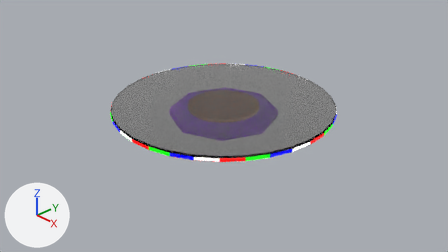
Two versions of the Blender file RAW files/Blender/AutoLazySuzan.blend, one commit apart.
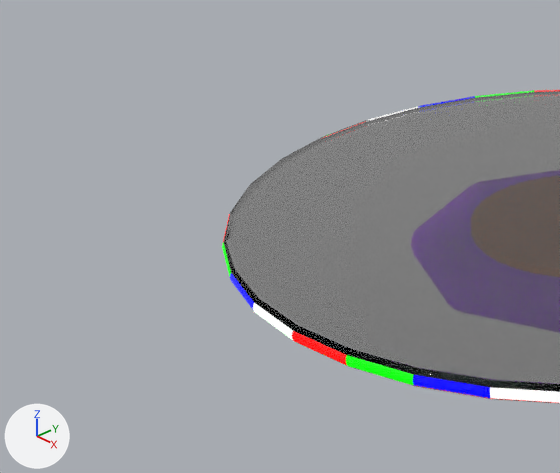
Old and new are each drawn from the file's camera 'Camera' and again close up on the part from 9% to 48% of the width and 14% to 73% of the height. Every picture has the same lights, and +X, +Y and +Z are marked at lower left.

The first close-up shows 'TableArea'.
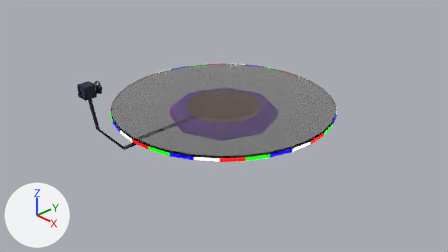
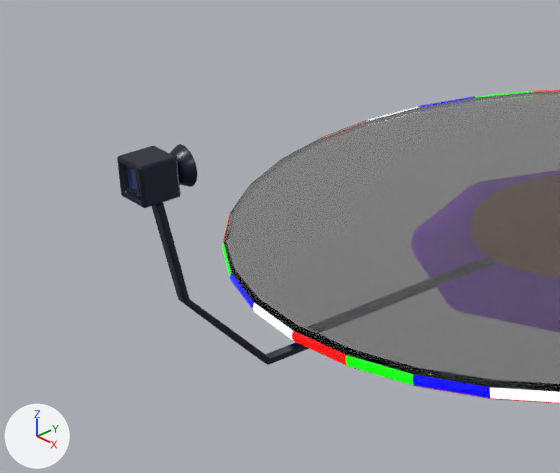
Pixel boxes [x1, y1, x2, y2] of what changed, in the close-ups (560 x 473 px):
'CamRepresent', added
    after: [117, 146, 181, 208]
    faces in mat_camrigrodsuzan (black #000427): [117, 146, 181, 208]
    faces in mat_displayglassrepresentsuzan_001 (its picture is missing): [126, 166, 141, 197]
'CamRigRod', added (black)
    after: [151, 203, 309, 365]
'LensaCamRepresent', added
    after: [170, 144, 197, 187]

The change, as a list of edits to the scene's bpy script:
```text
Add mat_lensaglassrepresentsuzan:
    mat_lensaglassrepresentsuzan = principled_material('LensaGlassRepresentSuzan')
    mat_lensaglassrepresentsuzan.base_color = (0.0119, 0.43, 0.8)  # cyan #1cafe7
    mat_lensaglassrepresentsuzan.roughness = 0.0
    mat_lensaglassrepresentsuzan.transmission_weight = 1.0
Add mat_camrigrodsuzan:
    mat_camrigrodsuzan = principled_material('CamRigRodSuzan')
    mat_camrigrodsuzan.base_color = (0.0, 0.00128, 0.0204)  # black #000427
    mat_camrigrodsuzan.roughness = 0.334
Add mat_displayglassrepresentsuzan_001:
    mat_displayglassrepresentsuzan_001 = principled_material('DisplayGlassRepresentSuzan.001')
    mat_displayglassrepresentsuzan_001.base_color = (0.0125, 0.043, 0.801)  # blue #1d3ae7
    mat_displayglassrepresentsuzan_001.roughness = 0.0
    mat_displayglassrepresentsuzan_001.transmission_weight = 1.0
Add me_cone:
    me_cone.from_pydata(...)  # 97 vertices, 97 faces; spans x -0.1..0.1, y -0.1..0.102, z -0.102..0.098
    me_cone.polygons.foreach_set('use_smooth', [True] * 97)
    # faces by material slot: [96, 1]
    me_cone.materials.append(mat_camrigrodsuzan)  # black #000427
    me_cone.materials.append(mat_lensaglassrepresentsuzan)  # cyan #1cafe7
Add me_cube_008:
    me_cube_008.from_pydata(...)  # 16 vertices, 14 faces; spans x -0.1..0.1, y -0.1..0.1, z -0.1..0.1
    me_cube_008.polygons.foreach_set('use_smooth', [True] * 14)
    # faces by material slot: [13, 1]
    me_cube_008.materials.append(mat_camrigrodsuzan)  # black #000427
    me_cube_008.materials.append(mat_displayglassrepresentsuzan_001)  # its picture is missing
Add me_cube_006:
    me_cube_006.from_pydata(...)  # 16 vertices, 14 faces; spans x -0.03..0.03, y -1.98..0.03, z -0.02..1.01
    me_cube_006.polygons.foreach_set('use_smooth', [True] * 14)
    me_cube_006.materials.append(mat_camrigrodsuzan)  # black #000427
Add ob_lensacamrepresent:
    ob_lensacamrepresent = bpy.data.objects.new('LensaCamRepresent', me_cone)
    ob_lensacamrepresent.parent = ob_extrarotateback
    ob_lensacamrepresent.matrix_parent_inverse = Matrix(((1.0, 0.0, 0.0, 0.0), (0.0, 1.0, 0.0, 0.0), (0.0, 0.0, 1.0, -0.15), (0.0, 0.0, 0.0, 1.0)))
    ob_lensacamrepresent.location = (0.0, -2.61, 1.42)
Add ob_extrarotateback:
    ob_extrarotateback = bpy.data.objects.new('ExtraRotateBack', None)
    ob_extrarotateback.location = (0.0, 0.0, 0.15)
Add ob_camrepresent:
    ob_camrepresent = bpy.data.objects.new('CamRepresent', me_cube_008)
    ob_camrepresent.parent = ob_extrarotateback
    ob_camrepresent.matrix_parent_inverse = Matrix(((1.0, 0.0, 0.0, 0.0), (0.0, 1.0, 0.0, 0.0), (0.0, 0.0, 1.0, -0.15), (0.0, 0.0, 0.0, 1.0)))
    ob_camrepresent.location = (0.0, -2.7, 1.42)
    _m = ob_camrepresent.modifiers.new('Bevel', 'BEVEL')
    _m.width = 0.04
    _m.width_pct = 0.04
    _m.segments = 4
Add ob_camrigrod:
    ob_camrigrod = bpy.data.objects.new('CamRigRod', me_cube_006)
    ob_camrigrod.parent = ob_extrarotateback
    ob_camrigrod.matrix_parent_inverse = Matrix(((1.0, 0.0, 0.0, 0.0), (0.0, 1.0, 0.0, 0.0), (0.0, 0.0, 1.0, -0.15), (0.0, 0.0, 0.0, 1.0)))
    ob_camrigrod.location = (0.0, -0.71, 0.28)
    _m = ob_camrigrod.modifiers.new('Bevel', 'BEVEL')
    _m.width = 0.005
    _m.width_pct = 0.005
    _m.segments = 4
```
